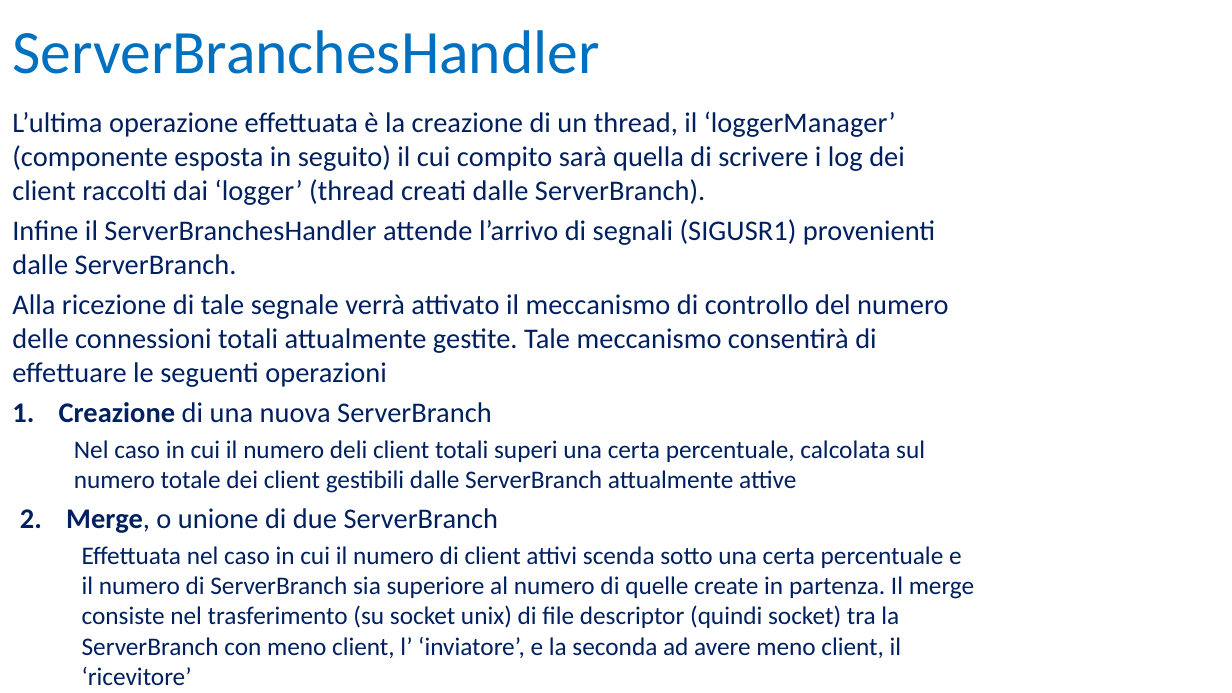
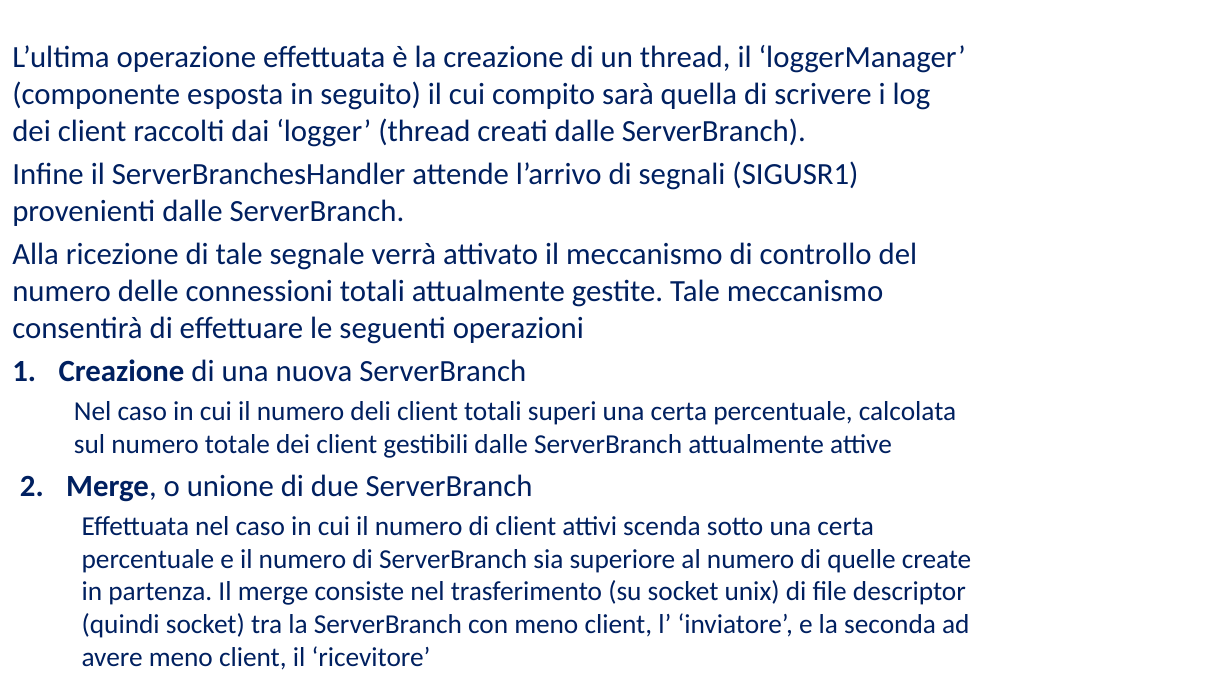
Before and after one commit to UltraLe/ServerWeb, a slide deck: slide 7 of RelazioneIIW.pptx. Drawn at 1232x693 pixels with LibreOffice and Linux fonts; fonts in the diff are those of the drawing; background and template pictures are left out. Boxes give left, top, right and bottom in pixels: in the first picture for what was removed or moved away, otherwise in the second. Text is boxed around its words. In the diff, an @@ line names an element or a change of style, - is before the commit and + after.

Commit message:
Add files via upload
Relazione, da finire logger, loggerManager e sincronizzazione con disegno

```diff
--- a/RelazioneIIW.pptx
+++ b/RelazioneIIW.pptx
@@ text "L’ultima operazione effettuata è la ...": place and size @@
-text "L’ultima operazione effettuata è la ..." at (12,111,974,685)
+text "L’ultima operazione effettuata è la ..." at (12,45,972,670)
@@ text "L’ultima operazione effettuata è la ..." at (12,45,972,670): size 16.6 to 18 pt in "L’ultima operazione effettuata è la creazione di ...", "Infine il ServerBranchesHandler attende l’arrivo di segnali ...", "Alla ricezione di tale segnale verrà attivato ...", "Creazione di una nuova ServerBranch" and 1 more places; size 14.8 to 16 pt in "Nel caso in cui il numero deli ...", "Effettuata nel caso in cui il numero ..." @@
@@ title removed at (12,30,599,74) @@
-ServerBranchesHandler
```
Also in this commit, not shown: 4 other slides changed, 6 slides added.
